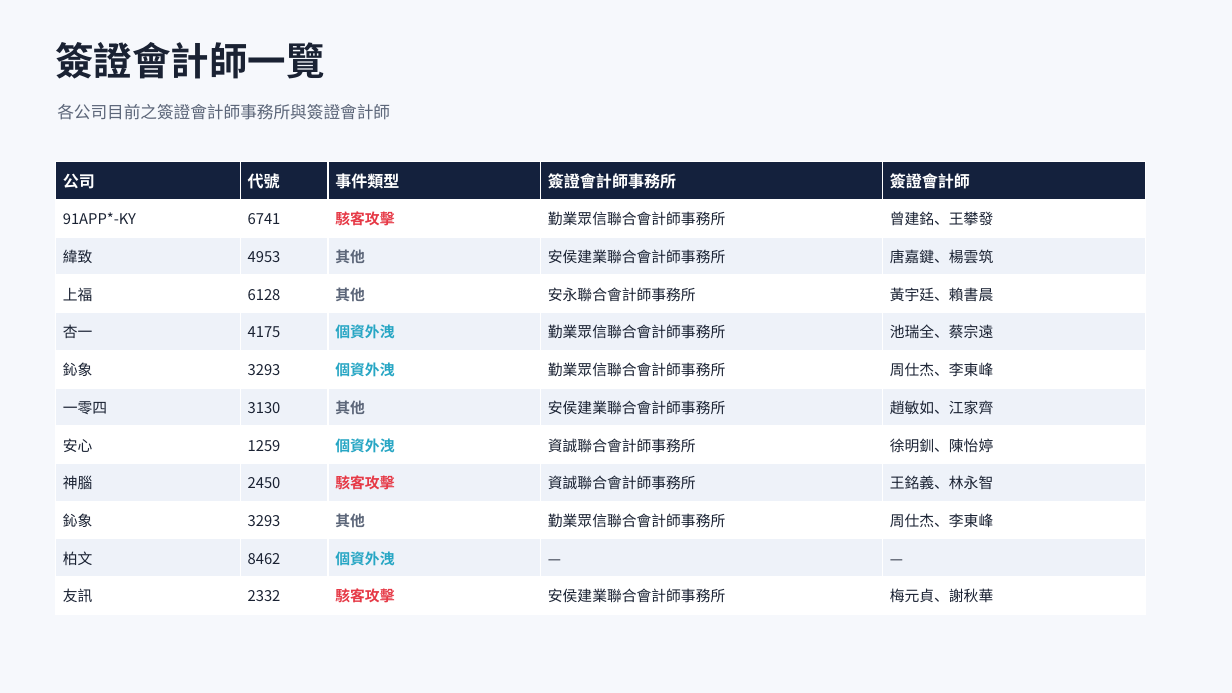
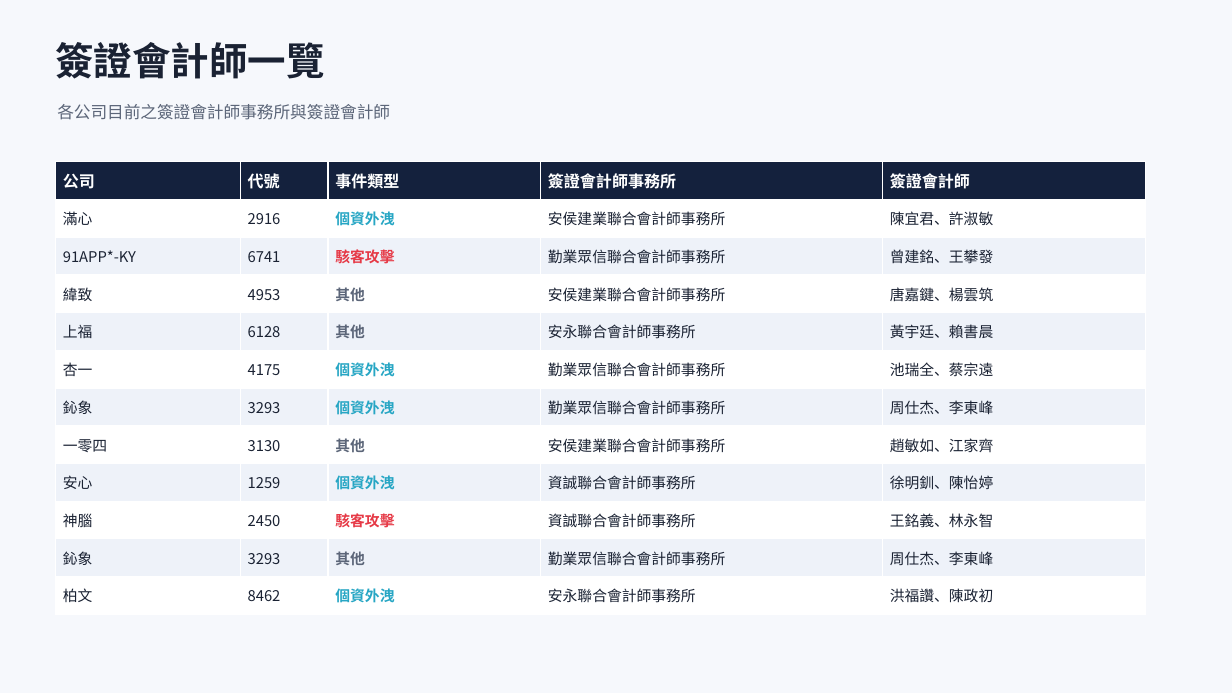
Before and after one commit to Johnnylin77/mops-isec-monitor, a slide deck: slide 4 of 資安事件因應分析.pptx. Drawn at 1232x693 pixels with LibreOffice and Linux fonts; fonts in the diff are those of the drawing. Boxes give left, top, right and bottom in pixels: in the first picture for what was removed or moved away, otherwise in the second. Text is boxed around its words. In the diff, an @@ line names an element or a change of style, - is before the commit and + after.

```diff
--- a/資安事件因應分析.pptx
+++ b/資安事件因應分析.pptx
@@ table at (55,162,1146,615) @@
+row 2: 滿心 | 2916 | 個資外洩 | 安侯建業聯合會計師事務所 | 陳宜君、許淑敏
-row 11: 柏文 | 8462 | 個資外洩 | — | —
-row 12: 友訊 | 2332 | 駭客攻擊 | 安侯建業聯合會計師事務所 | 梅元貞、謝秋華
+row 12: 柏文 | 8462 | 個資外洩 | 安永聯合會計師事務所 | 洪福讚、陳政初
```
Also in this commit, not shown: 6 other slides changed, 2 other files.
